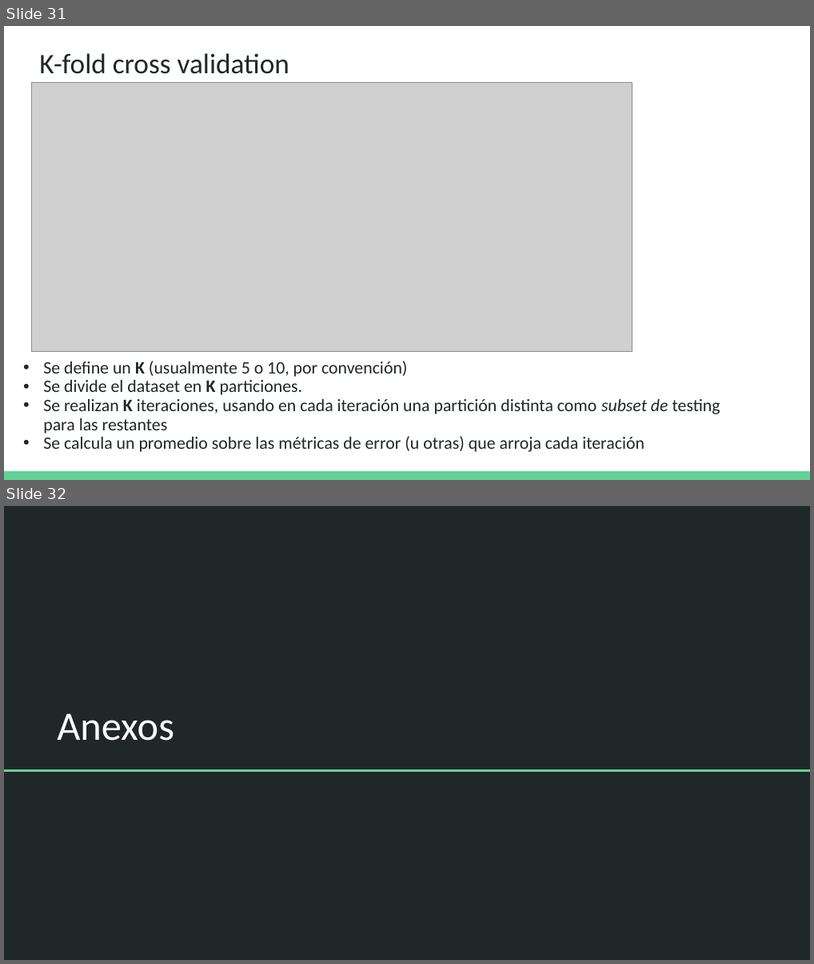
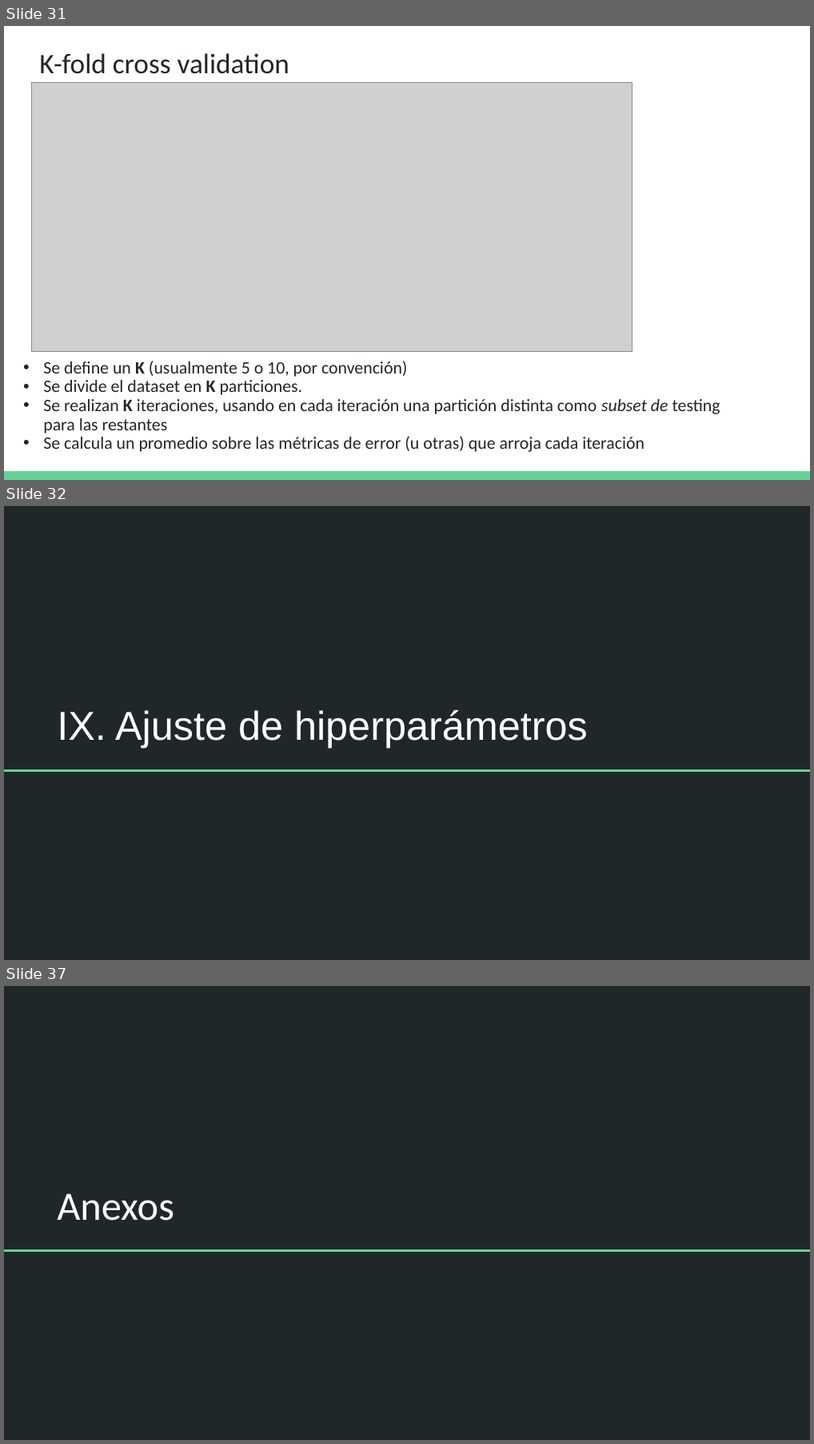
Before and after one commit to DCSCyHD/2023_modulo_3, a slide deck: clase4/teoricas_4a6.pptx. Shown one above the other, each under a label of ours: slides 31 and 32 before the commit, slides 31, 32 and 37 after it; the slides between them are not shown. The pictures are 814x964 and 814x1444 pixels, drawn with LibreOffice and Linux fonts; fonts in the diff are those of the drawing; grey boxes stand for pictures. Boxes give left, top, right and bottom in pixels: in the first picture for what was removed or moved away, otherwise in the second. Text is boxed around its words. In the diff, an @@ line names an element or a change of style, - is before the commit and + after.

```diff
--- a/clase4/teoricas_4a6.pptx
+++ b/clase4/teoricas_4a6.pptx
@@ slide 32 added at (4,506,810,960), background #202729; not listed: 1 template element that a slide beside it also shows @@
@@ title added at (57,710,588,748), 36 pt, text #FFFFFF @@
+IX. Ajuste de hiperparámetros
@@ what was slide 32 is now slide 37 @@
```
Also in this commit, not shown: 4 other slides added, 1 other file.
